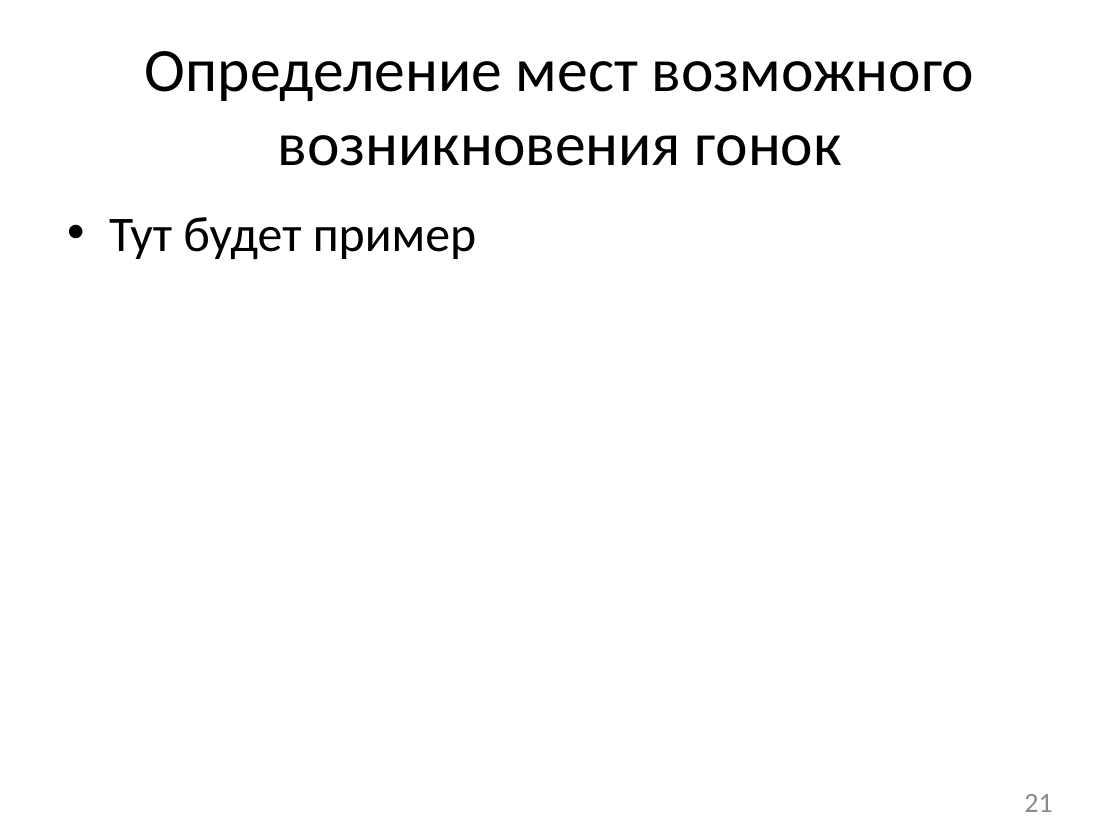
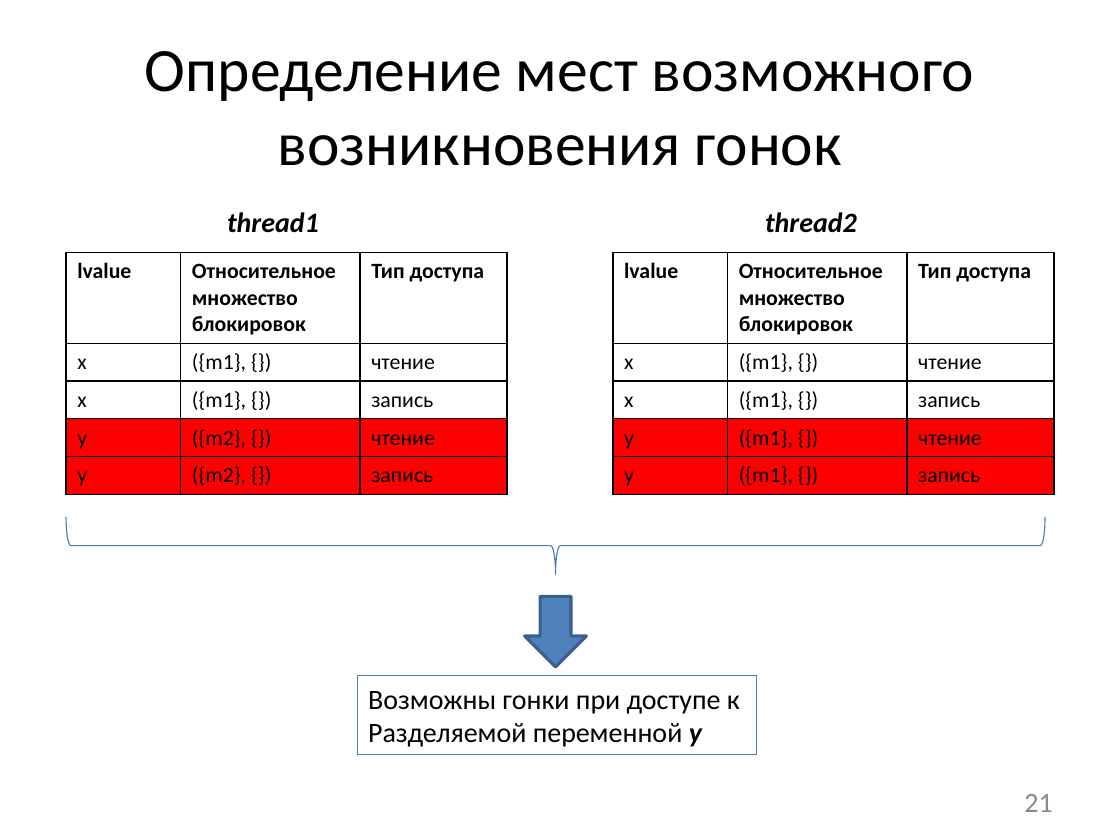
Before and after one commit to afrolovskiy/diplom, a slide deck: slide 21 of presentations/diplom/static race detection.pptx. Drawn at 1120x840 pixels with LibreOffice and Linux fonts; fonts in the diff are those of the drawing. Boxes give left, top, right and bottom in pixels: in the first picture for what was removed or moved away, otherwise in the second. Text is boxed around its words. In the diff, an @@ line names an element or a change of style, - is before the commit and + after.

Commit message:
updated

```diff
--- a/presentations/diplom/static race detection.pptx
+++ b/presentations/diplom/static race detection.pptx
@@ text removed at bbox=[109, 217, 476, 260] @@
-• Тут будет пример
@@ text added at bbox=[227, 212, 319, 233], 18 pt, text #000000, bold, italic @@
+thread1
@@ text added at bbox=[765, 212, 857, 233], 18 pt, text #000000, bold, italic @@
+thread2
@@ table added at bbox=[66, 252, 506, 491], 5 rows, 3 columns @@
+lvalue | Относительное множество блокировок | Тип доступа
+x | ({m1}, {}) | чтение
+x | ({m1}, {}) | запись
+y | ({m2}, {}) | чтение
+y | ({m2}, {}) | запись
@@ table added at bbox=[613, 252, 1053, 491], 5 rows, 3 columns @@
+lvalue | Относительное множество блокировок | Тип доступа
+x | ({m1}, {}) | чтение
+x | ({m1}, {}) | запись
+y | ({m1}, {}) | чтение
+y | ({m1}, {}) | запись
@@ left brace added at bbox=[66, 517, 1044, 574], outline #4B7EBC 0.75 pt @@
@@ down arrow added at bbox=[525, 596, 587, 666], fill #4F81BD, outline #3A5F8C 2 pt @@
@@ rectangle added at bbox=[357, 675, 756, 755], outline #4B7EBC 0.75 pt, 18 pt, text #000000 @@
+Возможны гонки при доступе к
+Разделяемой переменной y
```
